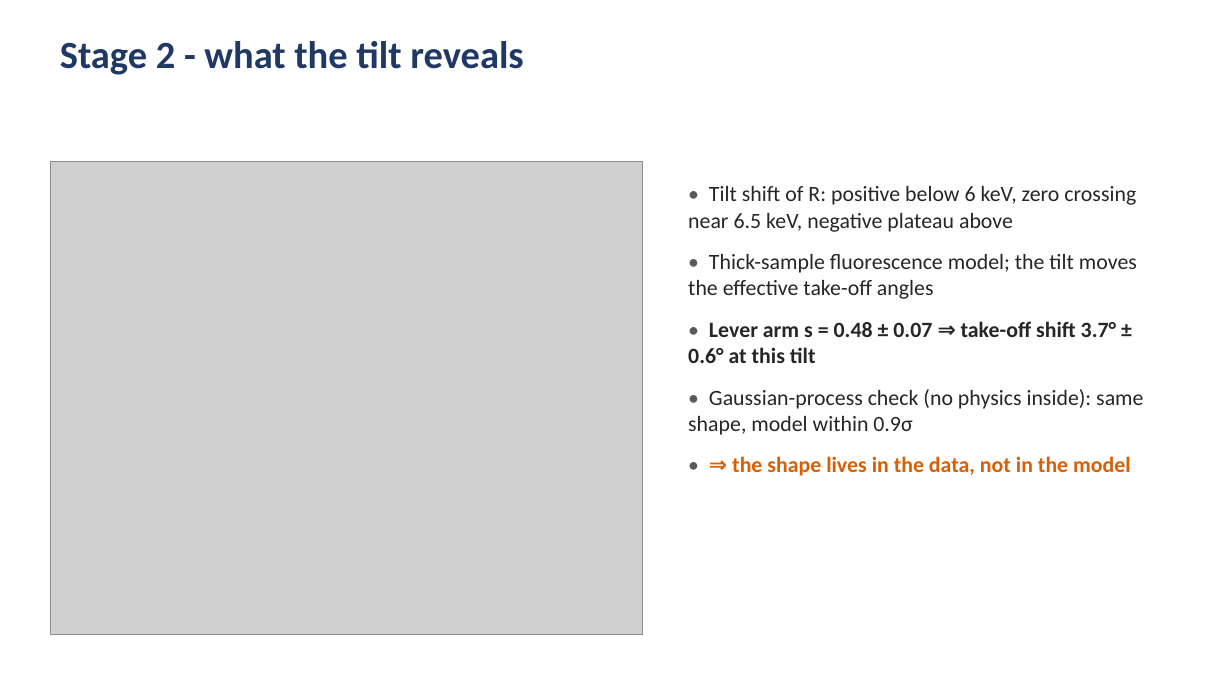
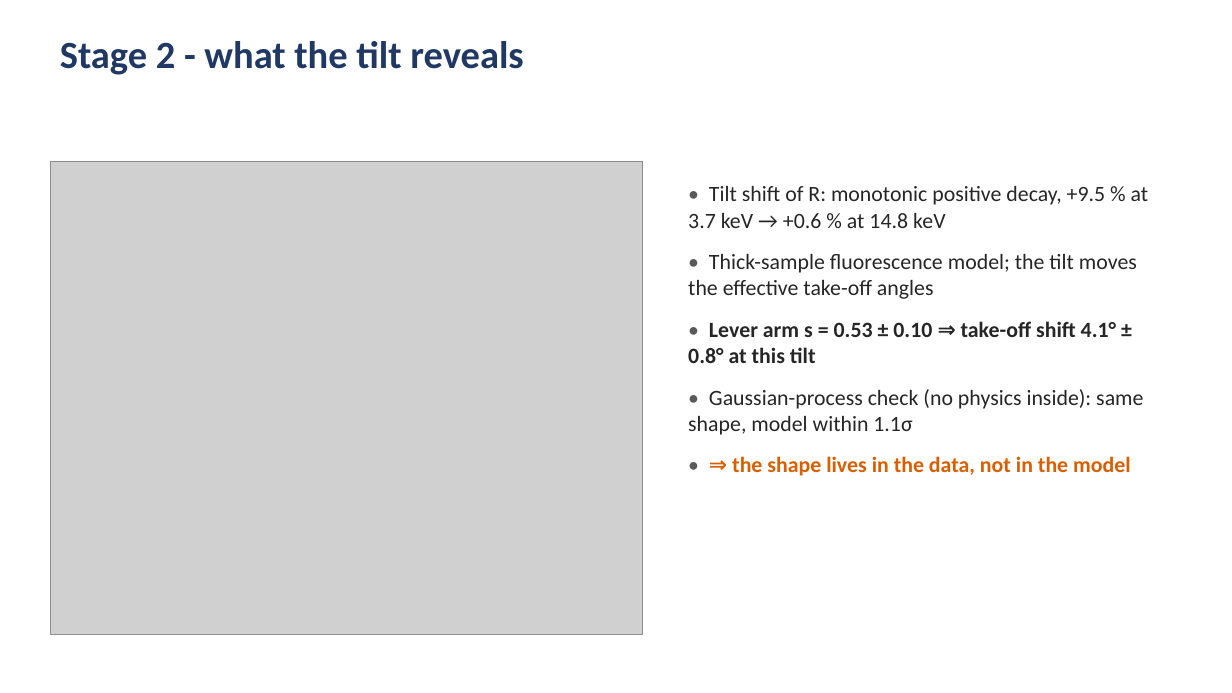
Before and after one commit to JankoVukobratovic/VincaInternship, a slide deck: slide 7 of presentation/dual_detector_talk.pptx. Drawn at 1232x693 pixels with LibreOffice and Linux fonts; fonts in the diff are those of the drawing; grey boxes stand for pictures. Boxes give left, top, right and bottom in pixels: in the first picture for what was removed or moved away, otherwise in the second. Text is boxed around its words. In the diff, an @@ line names an element or a change of style, - is before the commit and + after.

Commit message:
Geometry fit on registered-overlap ratios: monotonic tilt shift, offset sign corrected; tilt angle quoted as upper bound; talk and Results draft updated

```diff
--- a/presentation/dual_detector_talk.pptx
+++ b/presentation/dual_detector_talk.pptx
@@ text at [688,186,1149,228]: text changed @@
-• Tilt shift of R: positive below 6 keV, zero crossing near 6.5 keV, negative plateau above
+• Tilt shift of R: monotonic positive decay, +9.5 % at 3.7 keV → +0.6 % at 14.8 keV
@@ text at [688,321,1143,435]: text changed @@
-• Lever arm s = 0.48 ± 0.07 ⇒ take-off shift 3.7° ± 0.6° at this tilt
-• Gaussian-process check (no physics inside): same shape, model within 0.9σ
+• Lever arm s = 0.53 ± 0.10 ⇒ take-off shift 4.1° ± 0.8° at this tilt
+• Gaussian-process check (no physics inside): same shape, model within 1.1σ
```
Also in this commit, not shown: 3 other slides changed, 6 other files.
